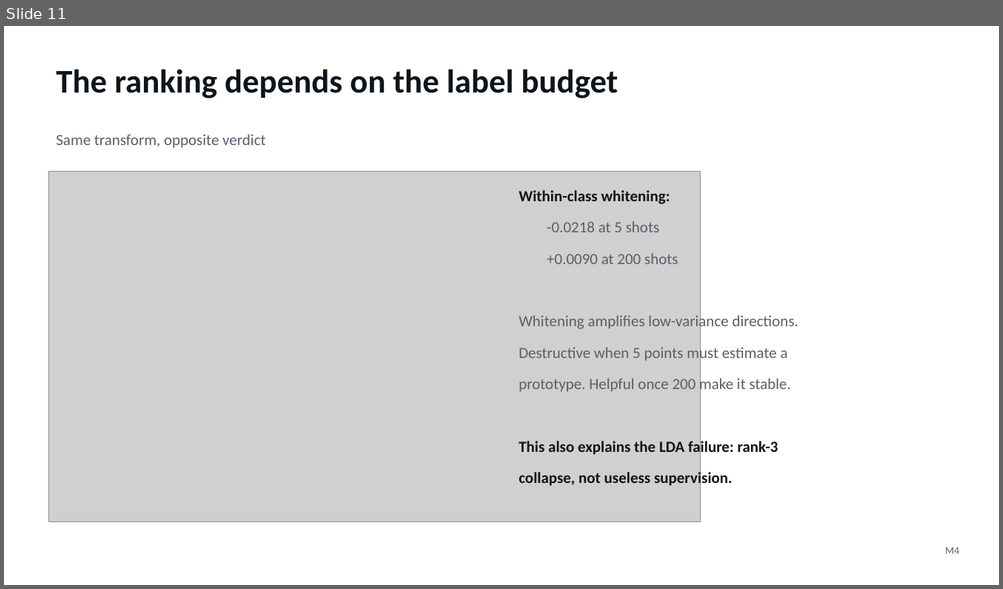
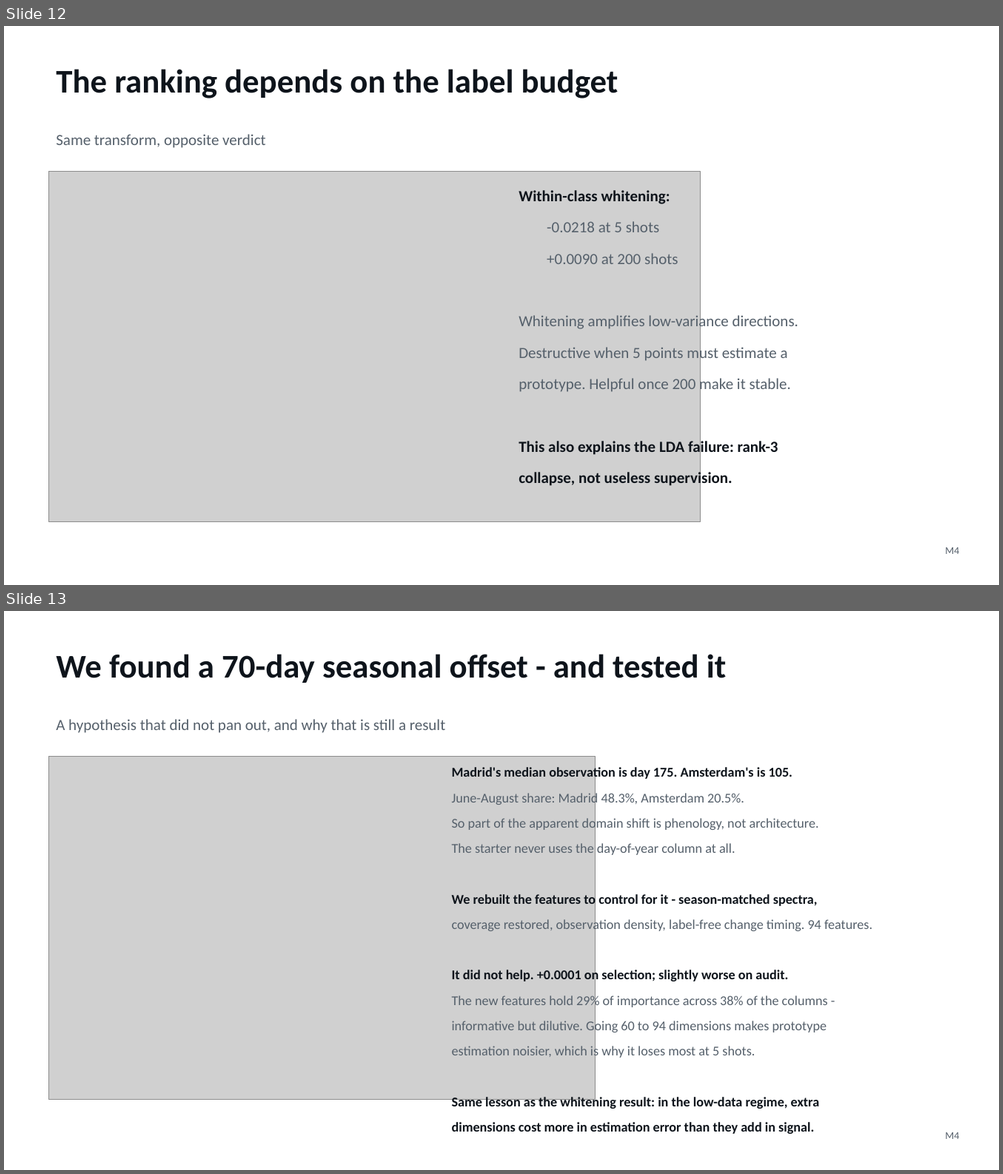
Before and after one commit to jaswin-codes/StatsGeeks, a slide deck: presentation/StatsGeeks_BuildingAge.pptx. Shown one above the other, each under a label of ours: slide 11 before the commit, slides 12 and 13 after it. The pictures are 1003x589 and 1003x1174 pixels, drawn with LibreOffice and Linux fonts; fonts in the diff are those of the drawing; grey boxes stand for pictures. Boxes give left, top, right and bottom in pixels: in the first picture for what was removed or moved away, otherwise in the second. Text is boxed around its words. In the diff, an @@ line names an element or a change of style, - is before the commit and + after.

```diff
--- a/presentation/StatsGeeks_BuildingAge.pptx
+++ b/presentation/StatsGeeks_BuildingAge.pptx
@@ slide 13 added at (4,611,999,1170), background #FFFFFF @@
@@ text added at (56,654,726,683), 32 pt, text #0E141B, bold @@
+We found a 70-day seasonal offset - and tested it
@@ text added at (56,719,446,733), 15 pt, text #55606B @@
+A hypothesis that did not pan out, and why that is still a result
@@ picture added at (48,757,595,1099) @@
@@ text added at (452,766,792,780), 13 pt, text #0E141B, bold @@
+Madrid's median observation is day 175. Amsterdam's is 105.
@@ text added at (452,792,744,806), 13 pt, text #55606B @@
+June-August share: Madrid 48.3%, Amsterdam 20.5%.
@@ text added at (452,817,819,832), 13 pt, text #55606B @@
+So part of the apparent domain shift is phenology, not architecture.
@@ text added at (452,843,735,855), 13 pt, text #55606B @@
+The starter never uses the day-of-year column at all.
@@ text added at (452,893,817,908), 13 pt, text #0E141B, bold @@
+We rebuilt the features to control for it - season-matched spectra,
@@ text added at (452,918,872,933), 13 pt, text #55606B @@
+coverage restored, observation density, label-free change timing. 94 features.
@@ text added at (452,969,788,984), 13 pt, text #0E141B, bold @@
+It did not help. +0.0001 on selection; slightly worse on audit.
@@ text added at (452,994,828,1009), 13 pt, text #55606B @@
+The new features hold 29% of importance across 38% of the columns -
@@ text added at (452,1019,827,1034), 13 pt, text #55606B @@
+informative but dilutive. Going 60 to 94 dimensions makes prototype
@@ text added at (452,1045,754,1059), 13 pt, text #55606B @@
+estimation noisier, which is why it loses most at 5 shots.
@@ text added at (452,1096,819,1111), 13 pt, text #0E141B, bold @@
+Same lesson as the whitening result: in the low-data regime, extra
@@ text added at (452,1122,814,1134), 13 pt, text #0E141B, bold @@
+dimensions cost more in estimation error than they add in signal.
@@ text added at (945,1133,959,1139), 10 pt, text #55606B @@
+M4
@@ what was slide 11 is now slide 12 @@
```
Also in this commit, not shown: 2 slides changed, 1 other slide added, 5 other files.
